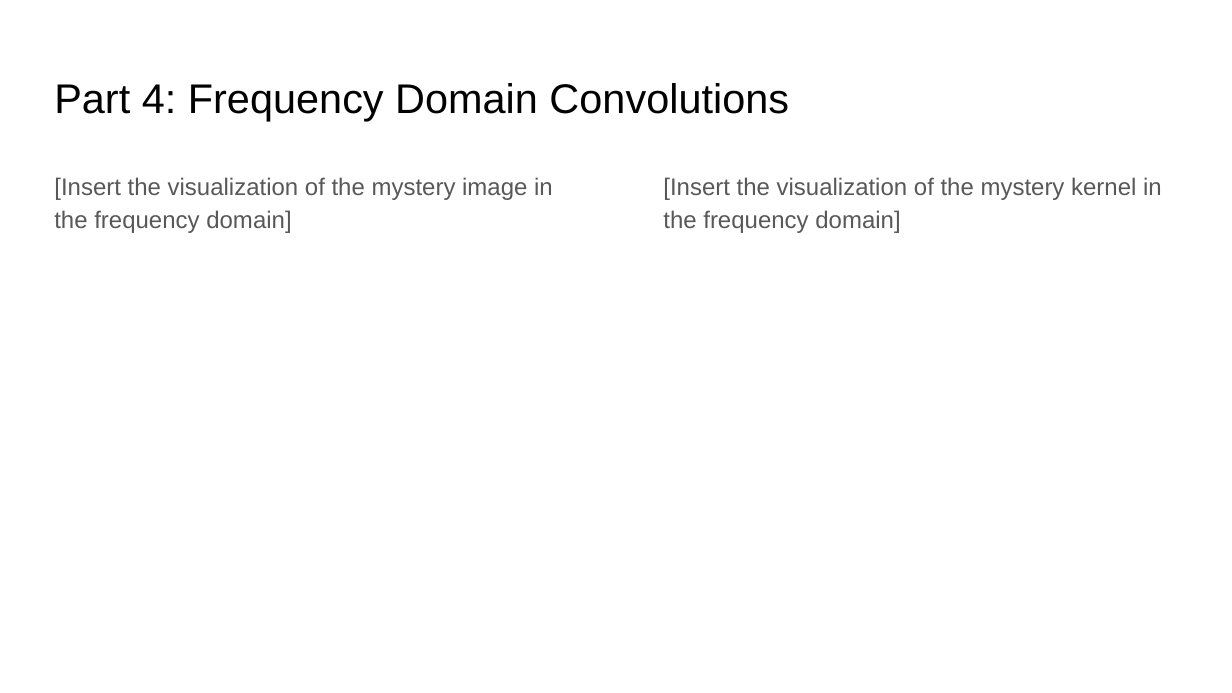
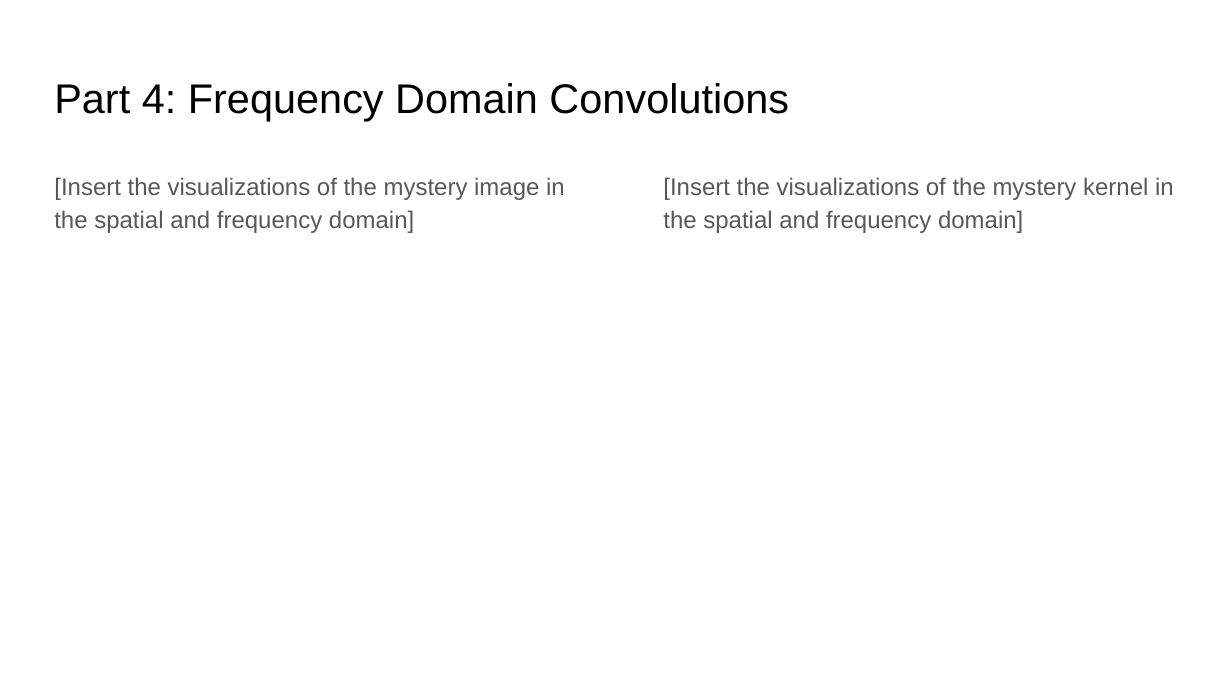
Before and after one commit to aashutoshav/Computer-Vision-Project-1, a slide deck: slide 18 of docs/report.pptx (slide 19 before the commit). Drawn at 1232x693 pixels with LibreOffice and Linux fonts; fonts in the diff are those of the drawing. Boxes give left, top, right and bottom in pixels: in the first picture for what was removed or moved away, otherwise in the second. Text is boxed around its words. In the diff, an @@ line names an element or a change of style, - is before the commit and + after.

```diff
--- a/docs/report.pptx
+++ b/docs/report.pptx
@@ text at (54,177,565,233): text changed @@
-[Insert the visualization of the mystery image in the frequency domain]
+[Insert the visualizations of the mystery image in the spatial and frequency domain]
@@ text at (663,177,1174,233): text changed @@
-[Insert the visualization of the mystery kernel in the frequency domain]
+[Insert the visualizations of the mystery kernel in the spatial and frequency domain]
```
Also in this commit, not shown: 8 other slides changed, 1 slide removed, 2 other files.
